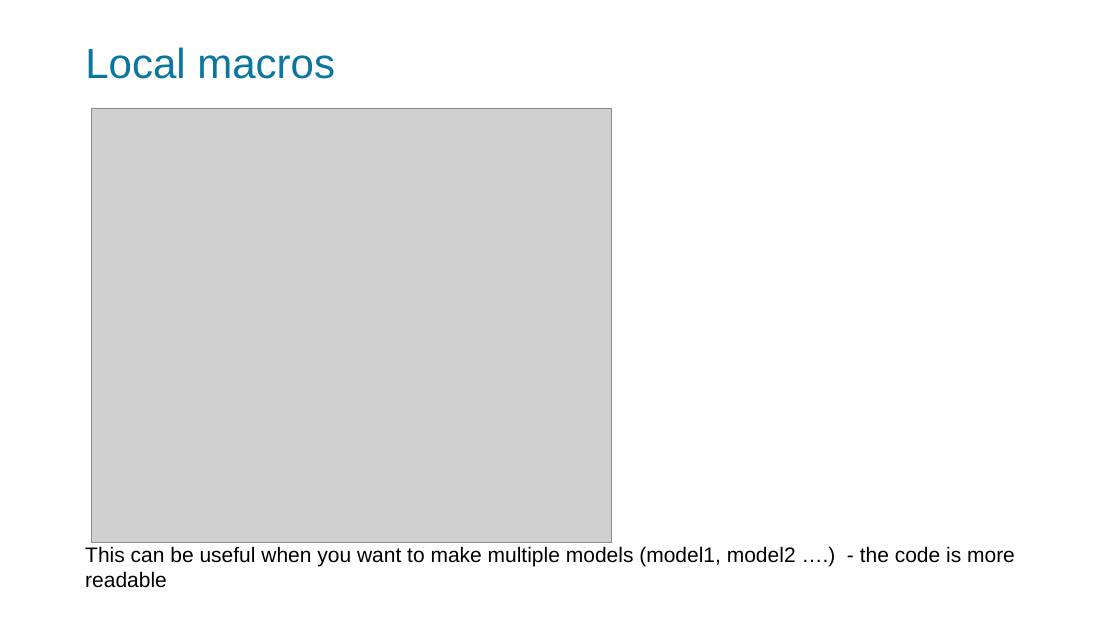
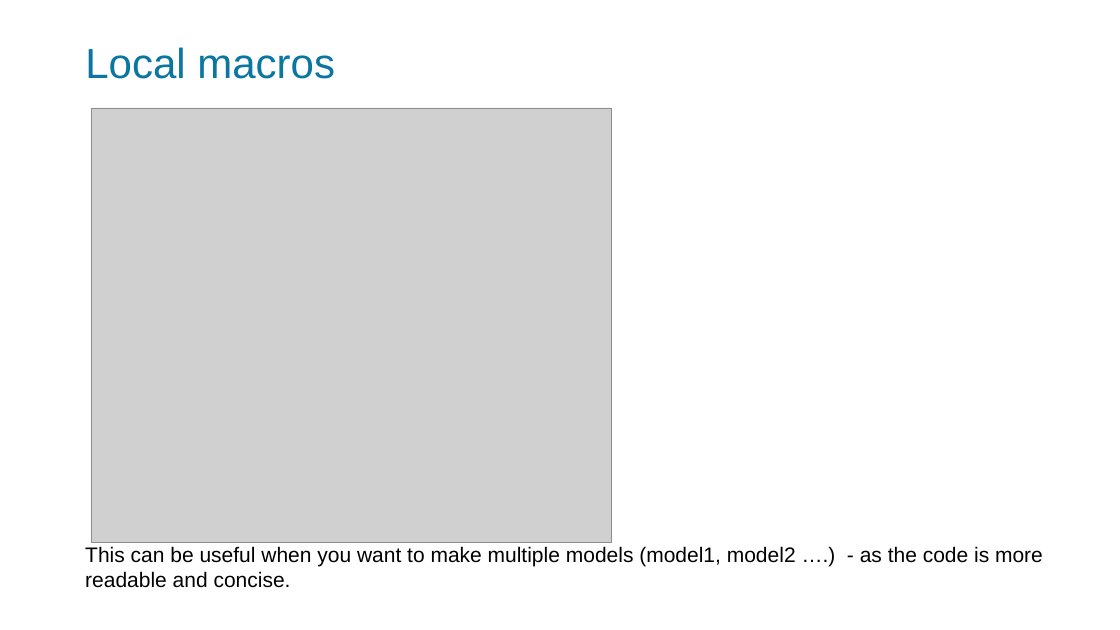
Before and after one commit to adh30/HDRUK_2024, a slide deck: slide 11 of Reproducible_workflows_in_Stata_1.pptx. Drawn at 1120x630 pixels with LibreOffice and Linux fonts; fonts in the diff are those of the drawing; grey boxes stand for pictures. Boxes give left, top, right and bottom in pixels: in the first picture for what was removed or moved away, otherwise in the second. Text is boxed around its words. In the diff, an @@ line names an element or a change of style, - is before the commit and + after.

```diff
--- a/Reproducible_workflows_in_Stata_1.pptx
+++ b/Reproducible_workflows_in_Stata_1.pptx
@@ text at [85,546,1043,588]: text changed @@
-This can be useful when you want to make multiple models (model1, model2 ….) - the code is more readable
+This can be useful when you want to make multiple models (model1, model2 ….) - as the code is more readable and concise.
```
Also in this commit, not shown: 7 other slides changed.
